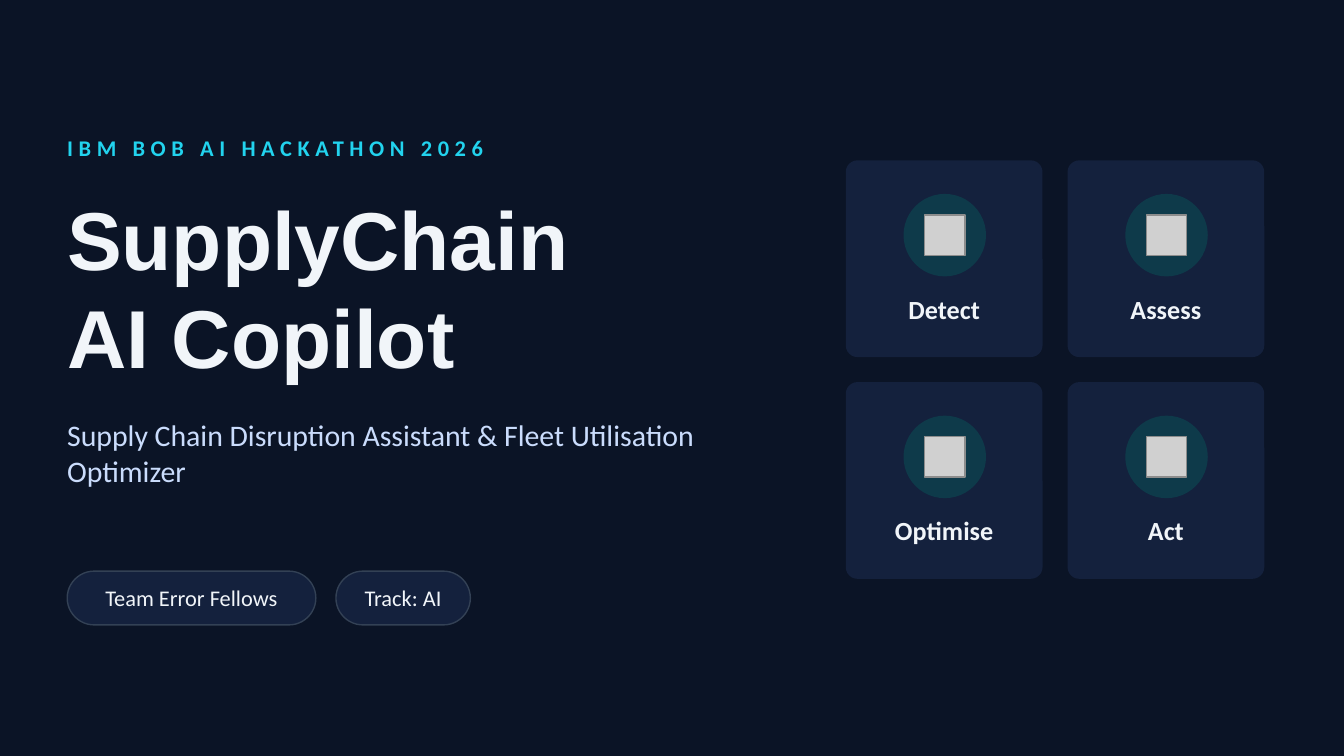
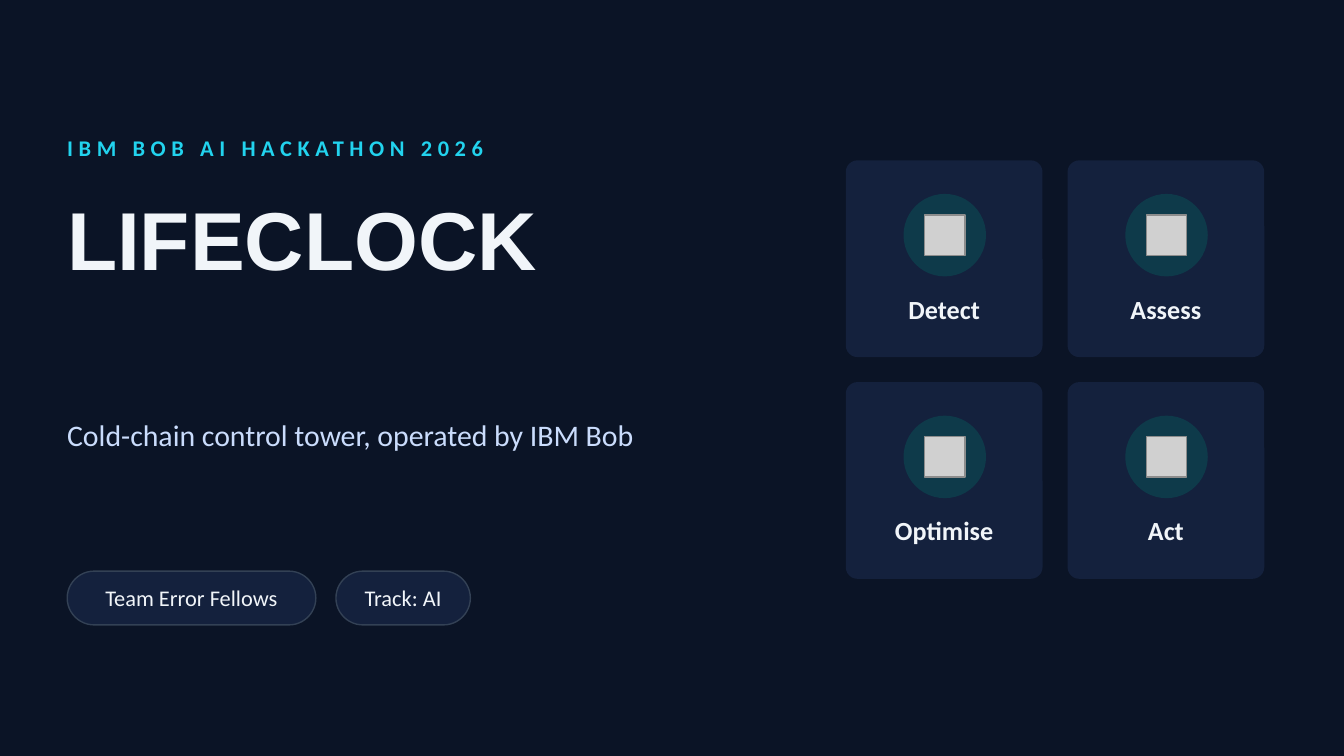
Before and after one commit to priyank-projectwork/bob-ai-hackathon-error-fellows, a slide deck: slide 1 of presentation/slides.pptx. Drawn at 1344x756 pixels with LibreOffice and Linux fonts; fonts in the diff are those of the drawing; grey boxes stand for pictures. Boxes give left, top, right and bottom in pixels: in the first picture for what was removed or moved away, otherwise in the second. Text is boxed around its words. In the diff, an @@ line names an element or a change of style, - is before the commit and + after.

```diff
--- a/presentation/slides.pptx
+++ b/presentation/slides.pptx
@@ text at [67, 212, 536, 271]: text changed @@
-SupplyChain
-AI Copilot
+LIFECLOCK
@@ text at [67, 425, 634, 451]: text changed @@
-Supply Chain Disruption Assistant & Fleet Utilisation Optimizer
+Cold-chain control tower, operated by IBM Bob
```
Also in this commit, not shown: 2 other slides changed, 1 slide added, 5 slides removed, 1 other file.
